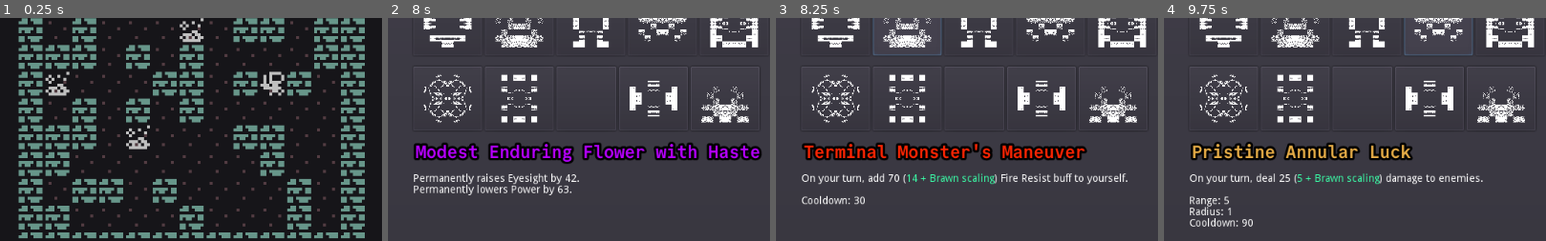
Above: before the commit, frames 1-4 (left to right).
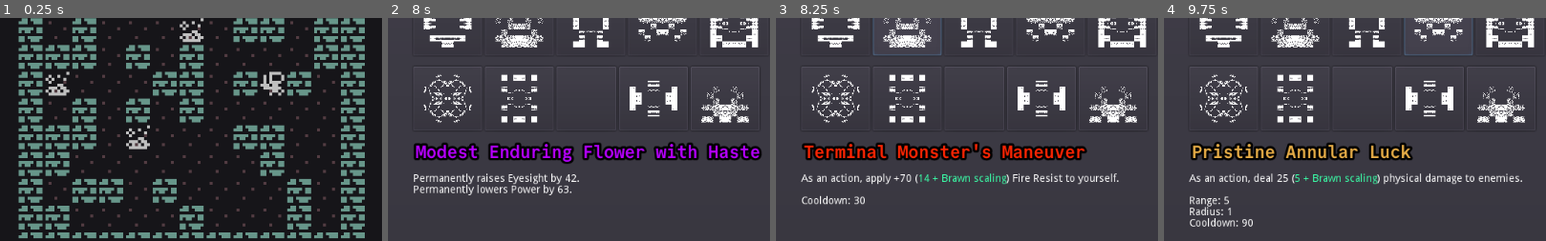
Above: after the commit, the same moments.

Repository: redxaxder/7DRL2024
Game: Godot game, scene res://main.tscn
Same seed, same stepped clock (60 frames per second), same inputs: the game is played once before the commit and once after it.
Inputs (mouse positions are % of the whole screen's width and height, from its top left):
- Up to frame 1 (0.25 s): no input
- Up to frame 2 (8 s): click (77, 92) at 0.5 s; tap Enter (return) at 1.25, 2.85 s; move the mouse to (50, 50) at 1.27 s; hold D (right) 1.28-2 s; hold Enter (return) 1.28-2 s; click (50, 50) at 1.42 s; click (87, 2) at 2.02 s; tap Space (toggle) at 2.75 s; move the mouse to (30, 55) at 2.77 s; hold S (down) 2.78-3.5 s; click "Skill Tree" at 3.5 s; click (9, 17) at 4.27 s; click (18, 17) at 5.02 s; click (27, 17) at 5.77 s; click (36, 17) at 6.52 s; click (45, 17) at 7.27 s
- Up to frame 3 (8.25 s): click (19, 34) at 8.02 s
- Up to frame 4 (9.75 s): click (29, 34) at 8.77 s; click (38, 34) at 9.52 s
The pictures show only the part of the screen within x 2-52%, y 32-82%; the shares and areas given below are measured in that part.

Frames 1-2 are identical in both runs. In frame 3, 1.9% of the frame differs, in the area x 6-92%, y 69-75%; in frame 4, 1.9%.
Error in both runs: Invalid get index 'MAX' (on base: 'Dictionary'). (res://data/skills/Skill.gd:178)

Commit message:
skill descriptions

Diff:
--- a/data/skills/Ability.gd
+++ b/data/skills/Ability.gd
@@ -85,6 +85,7 @@
 				Stat.NAME[m.modifier_stat]
 			])
 
+const ELEMENT_NAME = ["physical", "fire", "ice", "poison"]
 func describe_effect(stats: StatBlock) -> String:
 	var scaled_power = power(stats)
 	var base_power = effect.power
@@ -98,22 +99,23 @@
 
 	match effect.effect_type:
 		SkillsCore.EffectType.Damage:
-			return "deal {0}{1} damage".format([
+			return "deal {0}{1} {2} damage".format([
 				power(stats),
-				scaled_string
+				scaled_string,
+				ELEMENT_NAME[effect.element]
 			])
 		SkillsCore.EffectType.StatBuff:
-			var buff = "buff" if effect.power > 0 else "debuff"
+			var plus = "+" if effect.power > 0 else ""
 
 			var power_string = "{0}{1}".format([
 				power(stats),
 				scaled_string
 			])
 
-			return "add {power} {stat} {buff}".format({
-				"buff": buff,
+			return "apply {plus}{power} {stat}".format({
 				"stat": Stat.NAME[effect.mod_stat],
-				"power": power_string
+				"power": power_string,
+				"plus": plus
 			})
 	assert(false, "missing effect description")
 	return ""
@@ -230,7 +232,7 @@
 	if activation.trigger == SkillsCore.Trigger.Automatic:
 		text += "{activation_text}, ".format(dict)
 	else:
-		text += "On your turn, "
+		text += "As an action, "
 
 	text += "{effect_text}".format(dict)
 
